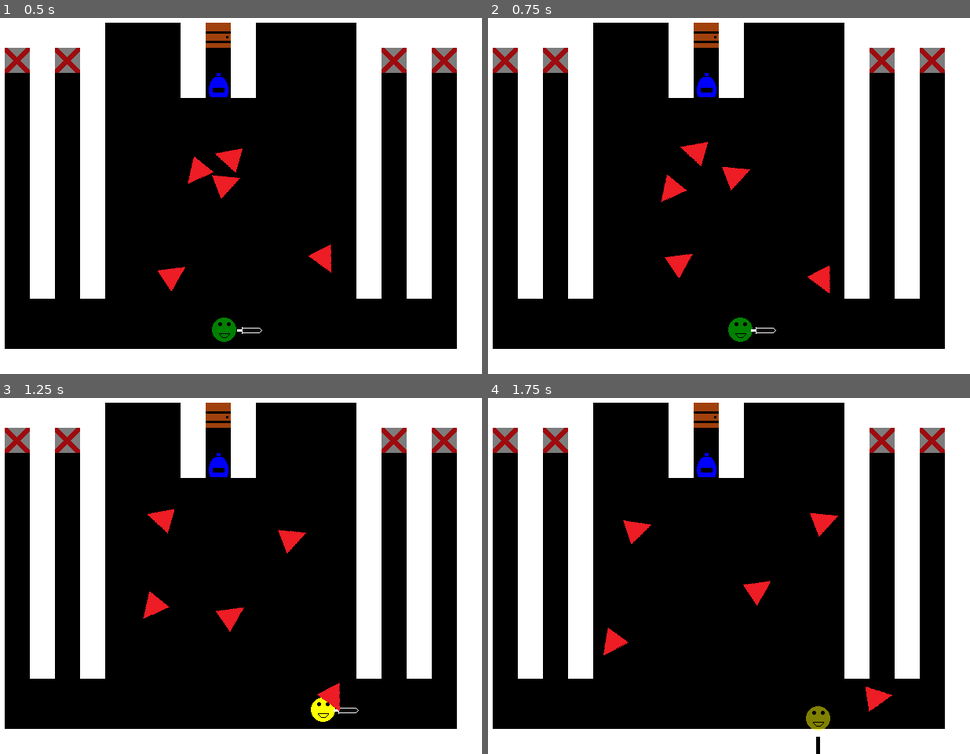
Above: before the commit, frames 1-4 (two rows, left to right).
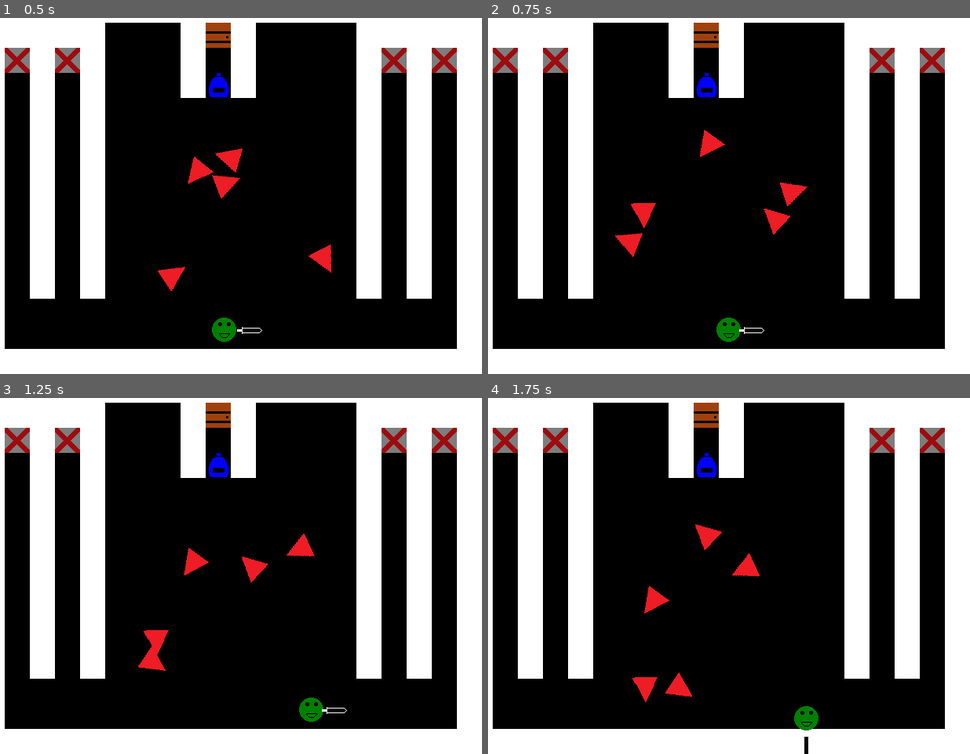
Above: after the commit, the same moments.

Repository: andOlga/game-off-2024
Game: Godot game, scene res://rooms/r2.tscn
Two runs of this game, one before a commit and one after it. Both use one fixed random seed, a clock stepped at 60 frames per second and the inputs below. This scene is started directly instead of the project's main scene. Sound files missing from this copy of the repository are replaced by a short silence.
Inputs:
- Up to frame 1 (0.5 s): no input
- Up to frame 2 (0.75 s): tap Enter (action_pause) at 0.5 s; hold Right (move_right) from 0.53 s (still down); tap X (action_item) at 0.6 s
- Up to frame 3 (1.25 s): keep holding Right (move_right)
- Up to frame 4 (1.75 s): release Right (move_right) at 1.28 s; hold Down (move_down) from 1.28 s (still down); tap Space (action_select) at 1.35 s

Frame 1 is identical in both runs. In frame 2, 2.2% of the frame differs, in the area x 26-72%, y 31-91%; in frame 3, 2.3%; in frame 4, 2.4%, in the area x 23-84%, y 32-100%.

Commit message:
Fix missing PauseScreen in r2

Diff:
--- a/rooms/r2.tscn
+++ b/rooms/r2.tscn
@@ -1,6 +1,7 @@
-[gd_scene load_steps=10 format=4 uid="uid://ctj6h2bc01mlc"]
+[gd_scene load_steps=11 format=4 uid="uid://ctj6h2bc01mlc"]
 
 [ext_resource type="PackedScene" uid="uid://be5awa77y8ldh" path="res://game_objects/obstacles/room_box.tscn" id="1_6rfu3"]
+[ext_resource type="PackedScene" uid="uid://dd4k87pwls1tp" path="res://utilities/pause_screen.tscn" id="1_d5xra"]
 [ext_resource type="TileSet" uid="uid://d1rp48liwmrka" path="res://game_objects/obstacles/!obstacle_tiles.tres" id="2_kudh6"]
 [ext_resource type="PackedScene" uid="uid://c488sxldu3dw3" path="res://game_objects/interactives/pressure_plate.tscn" id="3_cp1c2"]
 [ext_resource type="PackedScene" uid="uid://dydo5qirh645o" path="res://game_objects/player.tscn" id="4_guvan"]
@@ -19,6 +20,9 @@
 "
 
 [node name="Room" type="Node2D"]
+
+[node name="PauseScreen" parent="." instance=ExtResource("1_d5xra")]
+visible = false
 
 [node name="RoomBox" parent="." instance=ExtResource("1_6rfu3")]
 
